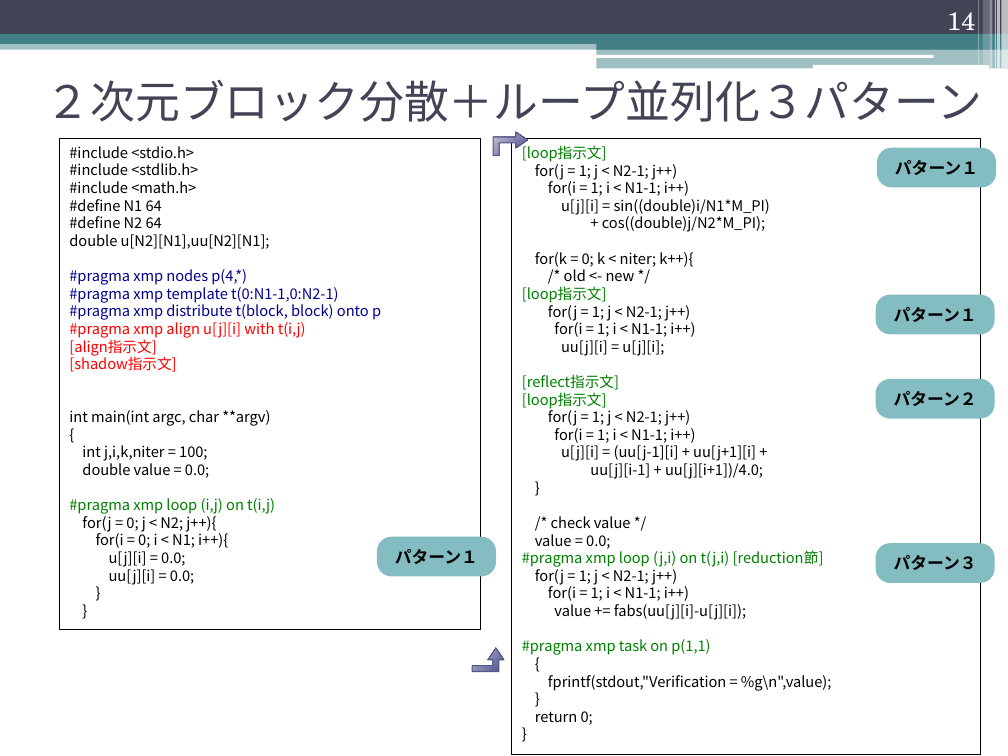
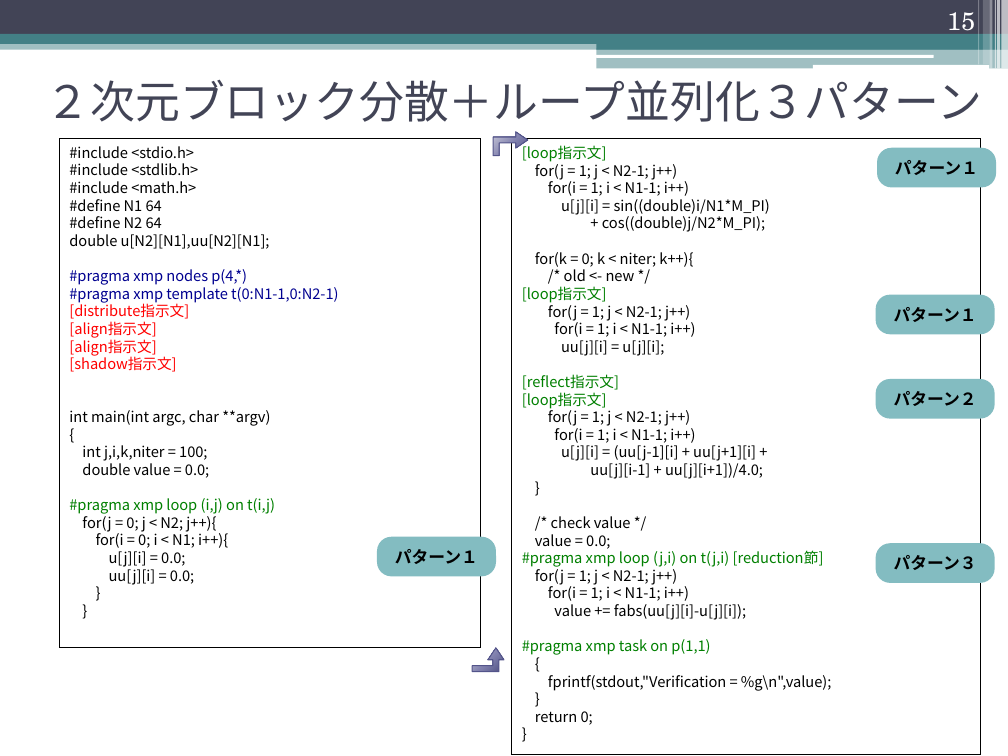
Before and after one commit to XcalableMP/Lecture, a slide deck: slide 15 of beginner/2.globalview.pptx (slide 14 before the commit). Drawn at 1008x756 pixels with LibreOffice and Linux fonts; fonts in the diff are those of the drawing. Boxes give left, top, right and bottom in pixels: in the first picture for what was removed or moved away, otherwise in the second. Text is boxed around its words. In the diff, an @@ line names an element or a change of style, - is before the commit and + after.

```diff
--- a/beginner/2.globalview.pptx
+++ b/beginner/2.globalview.pptx
@@ page number at (x1=947, y1=12, x2=975, y2=38): text changed @@
-14
+15
@@ rectangle "#include <stdio.h>" resized from (x1=59, y1=139, x2=480, y2=630) to (x1=59, y1=139, x2=480, y2=648) @@
@@ text in rectangle at (x1=69, y1=302, x2=189, y2=338): text changed; text colour #000090 to #FF0000 @@
-#pragma xmp distribute t(block, block) onto p
-#pragma xmp align u[j][i] with t(i,j)
+[distribute指示文]
+[align指示文]
```
Also in this commit, not shown: 9 other slides changed, 1 slide added, 1 slide removed, 1 other file.
